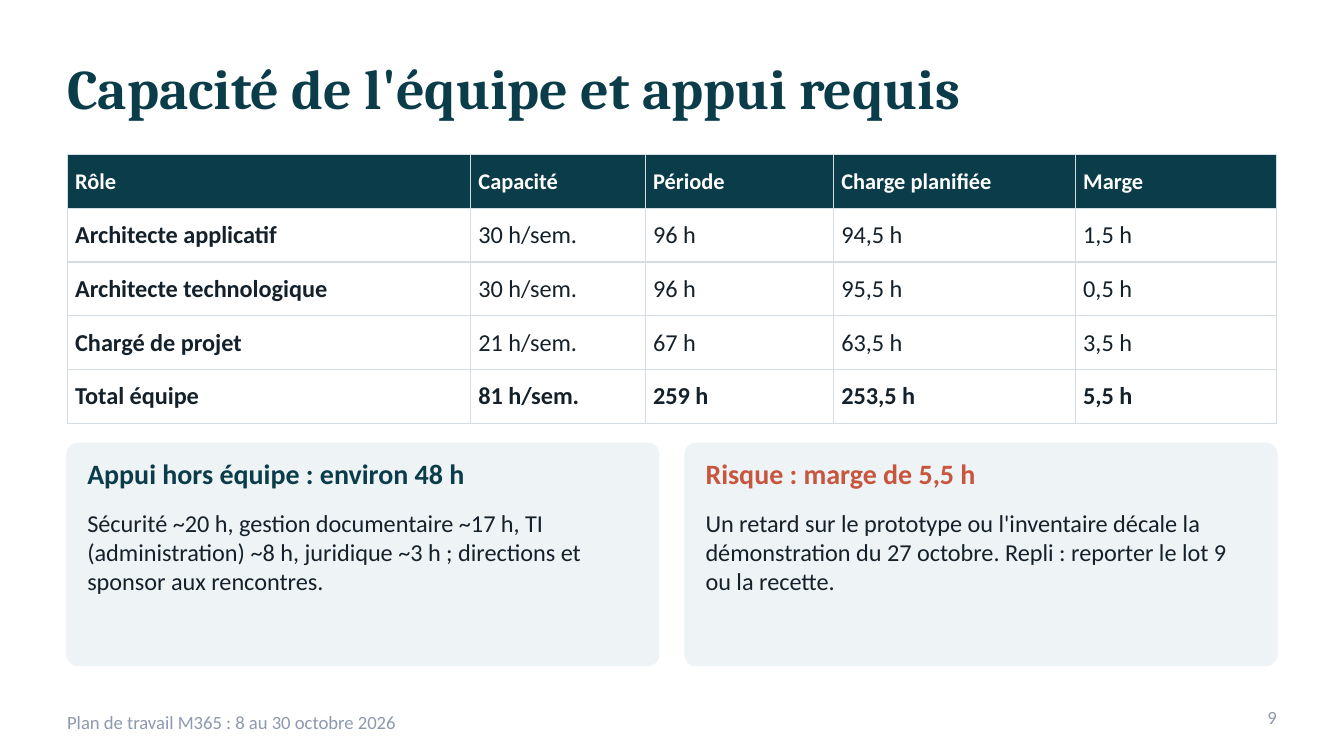
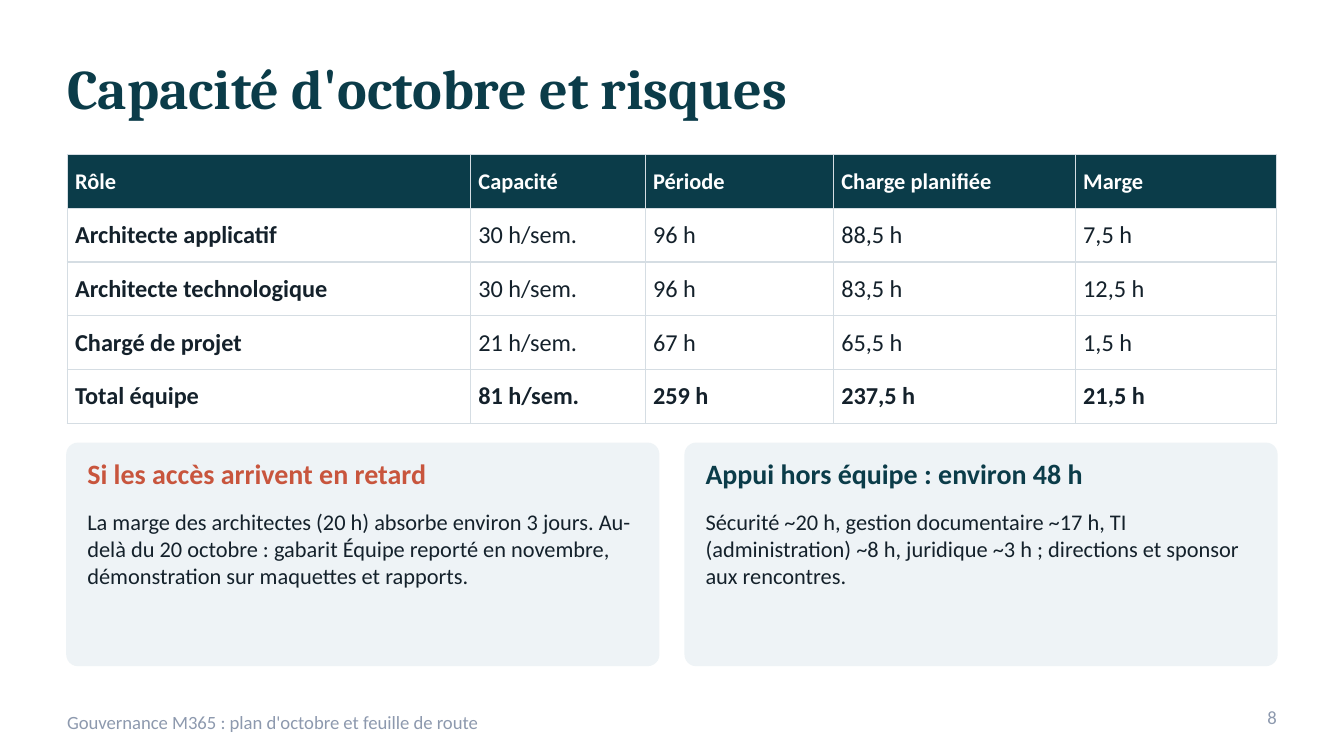
Before and after one commit to SEMTech42/DEV_Copilot, a slide deck: slide 8 of Presentation-Plan-Octobre-M365.pptx (slide 9 before the commit). Drawn at 1344x756 pixels with LibreOffice and Linux fonts; fonts in the diff are those of the drawing. Boxes give left, top, right and bottom in pixels: in the first picture for what was removed or moved away, otherwise in the second. Text is boxed around its words. In the diff, an @@ line names an element or a change of style, - is before the commit and + after.

```diff
--- a/Presentation-Plan-Octobre-M365.pptx
+++ b/Presentation-Plan-Octobre-M365.pptx
@@ text at box(67, 69, 787, 121): text changed @@
-Capacité de l'équipe et appui requis
+Capacité d'octobre et risques
@@ table at box(67, 155, 1277, 412) @@
-row 2, column 4: 94,5 h
+row 2, column 4: 88,5 h
-row 2, column 5: 1,5 h
+row 2, column 5: 7,5 h
-row 3, column 4: 95,5 h
+row 3, column 4: 83,5 h
-row 3, column 5: 0,5 h
+row 3, column 5: 12,5 h
-row 4, column 4: 63,5 h
+row 4, column 4: 65,5 h
-row 4, column 5: 3,5 h
+row 4, column 5: 1,5 h
-row 5, column 4: 253,5 h
+row 5, column 4: 237,5 h
-row 5, column 5: 5,5 h
+row 5, column 5: 21,5 h
@@ text at box(87, 464, 426, 484): text changed; text colour #0B3C49 to #C8553D @@
-Appui hors équipe : environ 48 h
+Si les accès arrivent en retard
@@ text at box(706, 464, 1083, 489): text changed; text colour #C8553D to #0B3C49 @@
-Risque : marge de 5,5 h
+Appui hors équipe : environ 48 h
@@ text at box(87, 514, 631, 588): text changed; size 13 to 12 pt @@
-Sécurité ~20 h, gestion documentaire ~17 h, TI (administration) ~8 h, juridique ~3 h ; directions et sponsor aux rencontres.
+La marge des architectes (20 h) absorbe environ 3 jours. Au-delà du 20 octobre : gabarit Équipe reporté en novembre, démonstration sur maquettes et rapports.
@@ text at box(706, 514, 1238, 584): text changed; size 13 to 12 pt @@
-Un retard sur le prototype ou l'inventaire décale la démonstration du 27 octobre. Repli : reporter le lot 9 ou la recette.
+Sécurité ~20 h, gestion documentaire ~17 h, TI (administration) ~8 h, juridique ~3 h ; directions et sponsor aux rencontres.
@@ text at box(67, 716, 478, 732): text changed @@
-Plan de travail M365 : 8 au 30 octobre 2026
+Gouvernance M365 : plan d'octobre et feuille de route
@@ page number at box(1267, 711, 1276, 724): text changed @@
-9
+8
```
Also in this commit, not shown: 8 other slides changed, 3 slides added, 3 slides removed, 1 other file.
